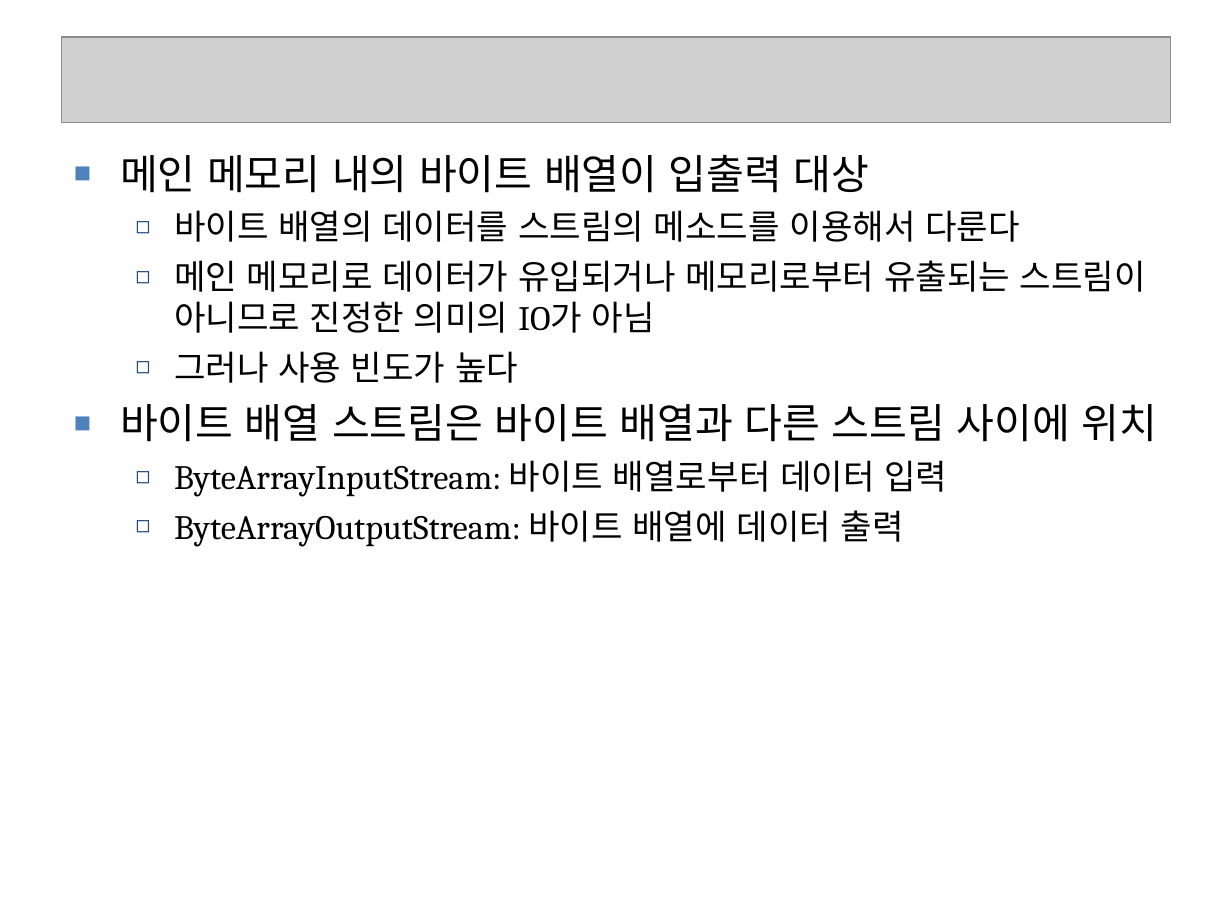
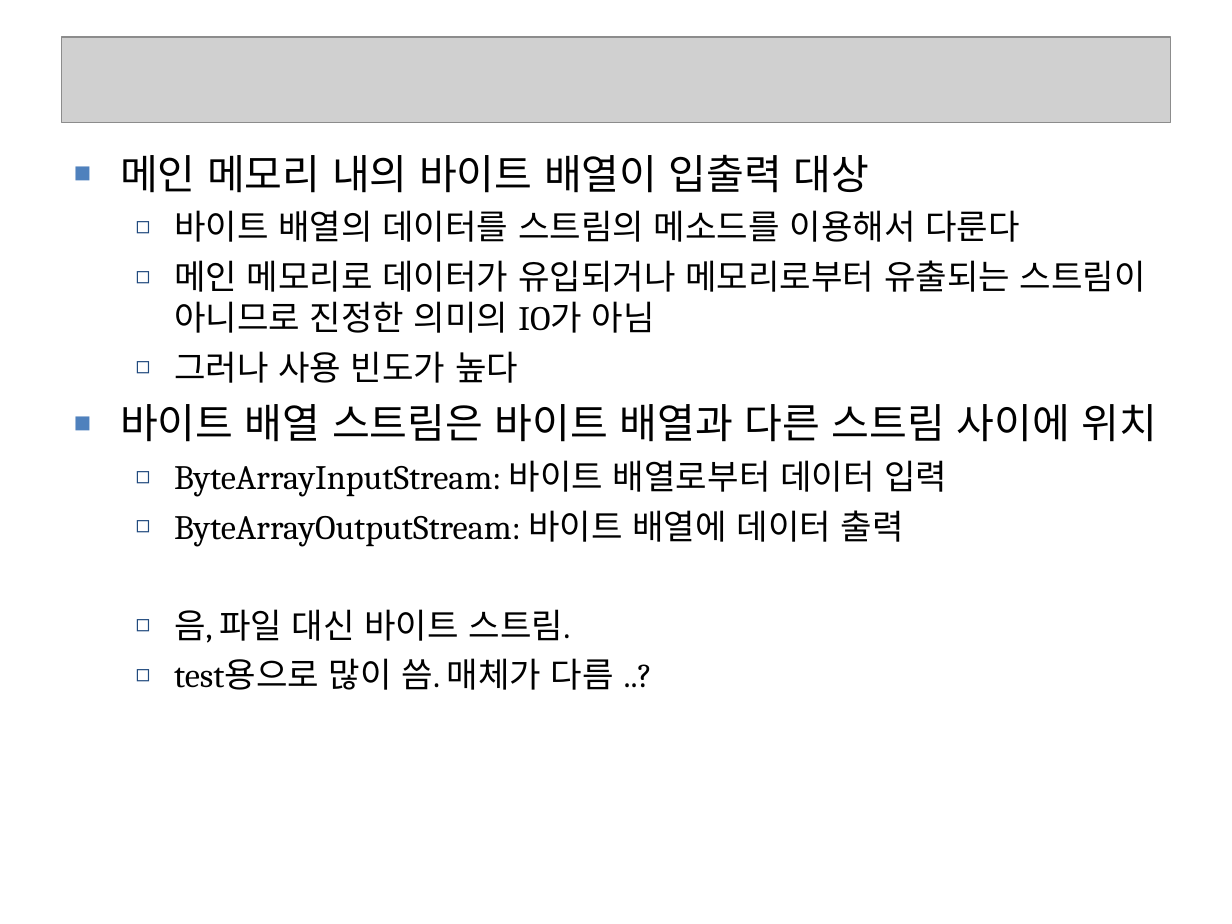
Before and after one commit to seleuchel/javaNetwork, a slide deck: slide 72 of ppt/528_chap02Streams4CharacterByteArray.ppt (slide 71 before the commit). Drawn at 1232x924 pixels with LibreOffice and Linux fonts; fonts in the diff are those of the drawing; grey boxes stand for pictures; background and template pictures are left out. Boxes give left, top, right and bottom in pixels: in the first picture for what was removed or moved away, otherwise in the second. Text is boxed around its words. In the diff, an @@ line names an element or a change of style, - is before the commit and + after.

```diff
--- a/ppt/528_chap02Streams4CharacterByteArray.ppt
+++ b/ppt/528_chap02Streams4CharacterByteArray.ppt
@@ text at <box>174,609,614,690</box>: paragraphs added @@
+  ◻ 음, 파일 대신 바이트 스트림.
+  ◻ test용으로 많이 씀. 매체가 다름 ..?
```
Also in this commit, not shown: 24 other slides changed, 3 slides added, 2 slides removed, 7 other files.
